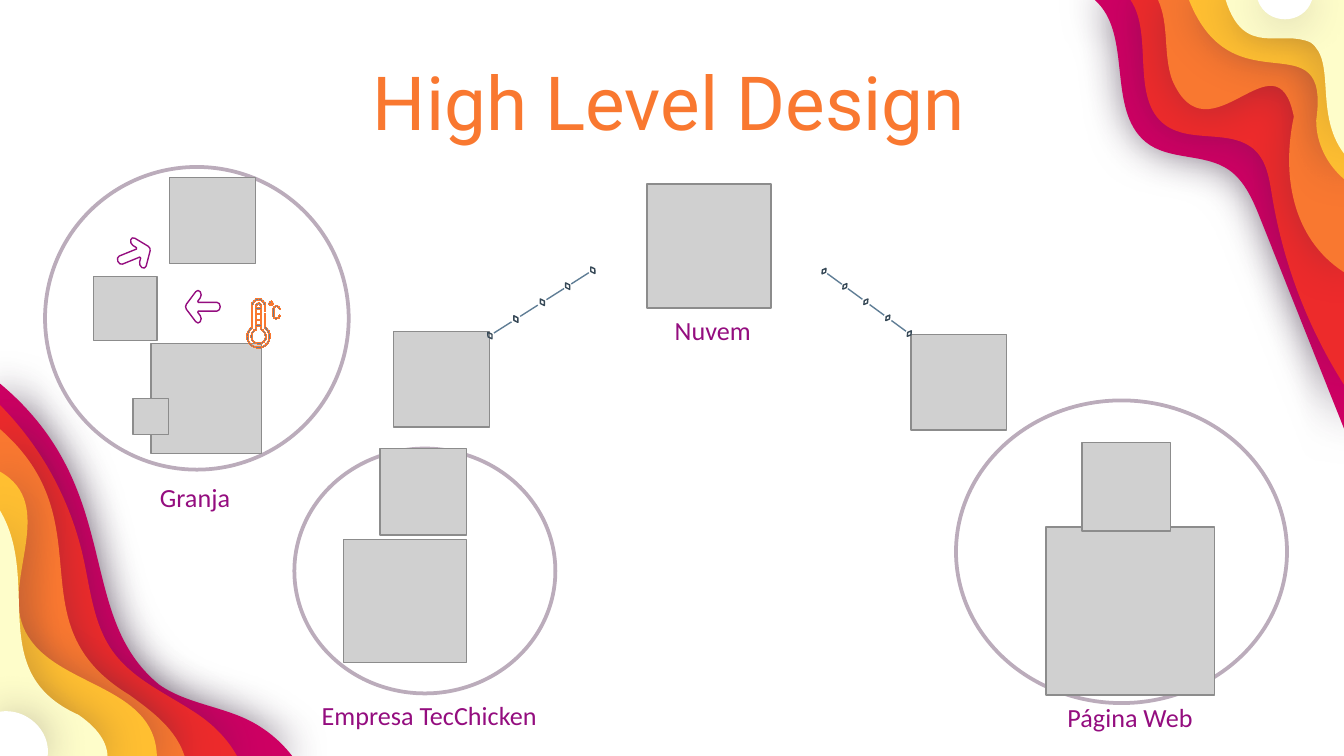
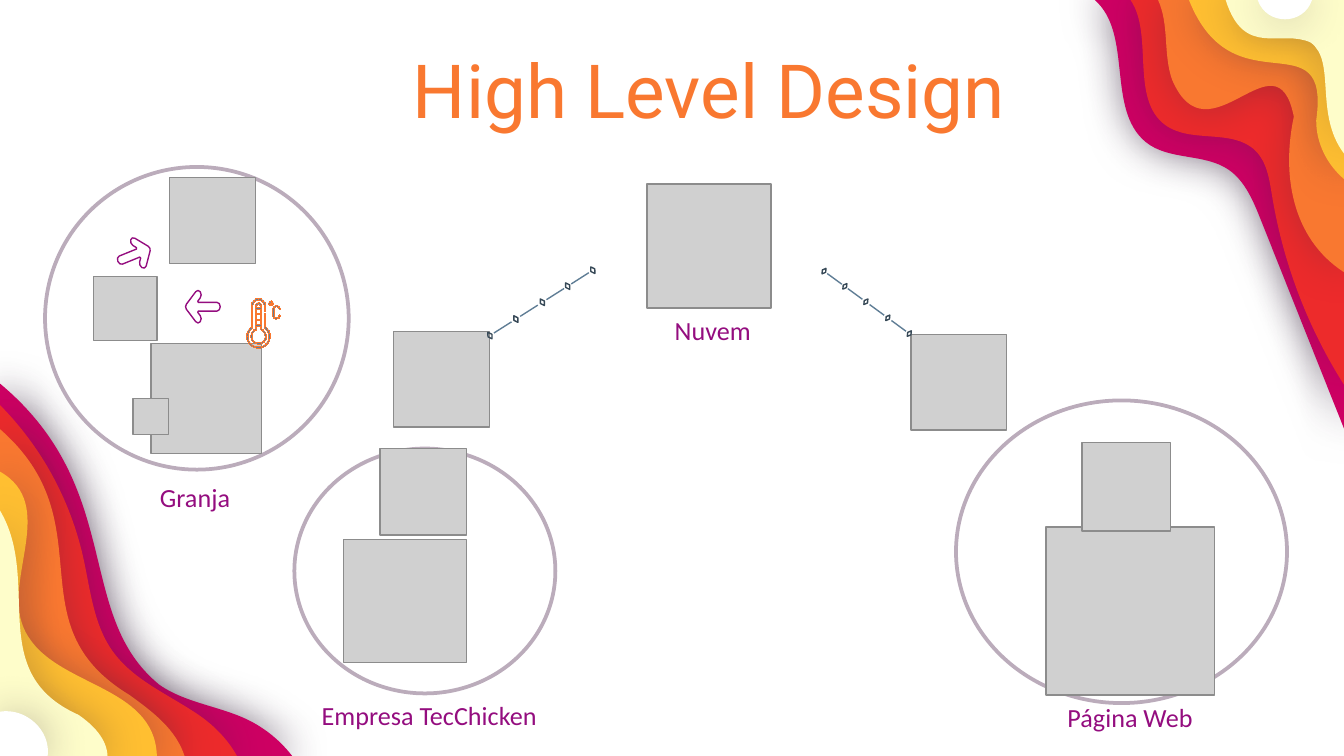
Before and after one commit to GustavoQuaresma/TECCHICKEN-DOCUMENTACAO, a slide deck: slide 4 of SPRINT2/slide pi - Copia.pptx. Drawn at 1344x756 pixels with LibreOffice and Linux fonts; fonts in the diff are those of the drawing; grey boxes stand for pictures. Boxes give left, top, right and bottom in pixels: in the first picture for what was removed or moved away, otherwise in the second. Text is boxed around its words. In the diff, an @@ line names an element or a change of style, - is before the commit and + after.

```diff
--- a/SPRINT2/slide pi - Copia.pptx
+++ b/SPRINT2/slide pi - Copia.pptx
@@ text "High Level Design": place and size @@
-text "High Level Design" at (373,74,965,146)
+text "High Level Design" at (413,62,1005,134)
```
Also in this commit, not shown: 3 other slides changed, 2 slides added, 3 slides removed.
